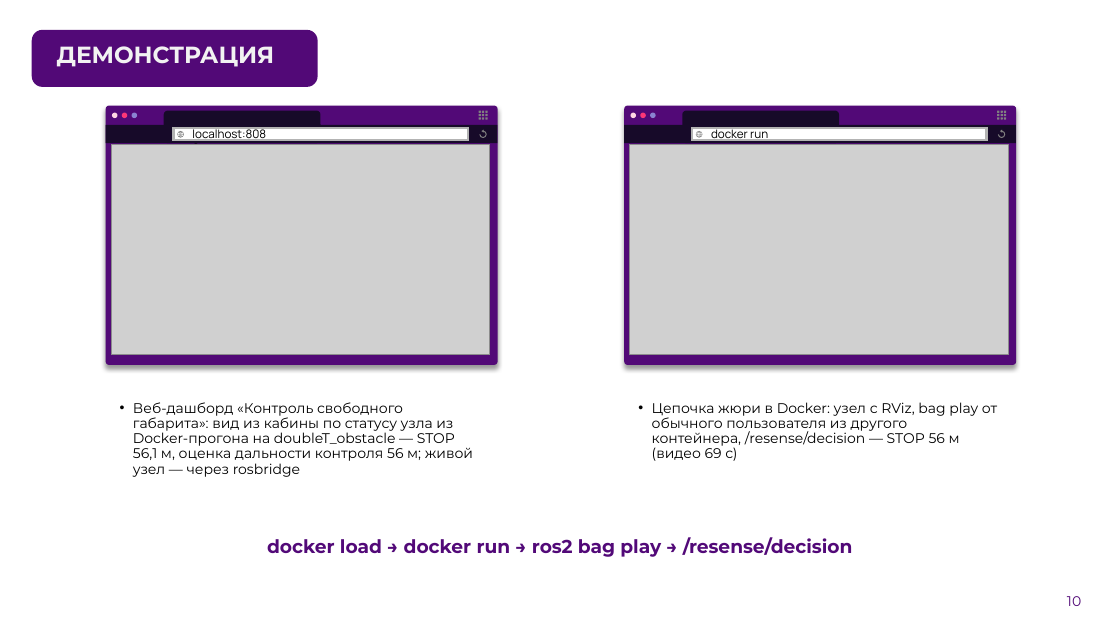
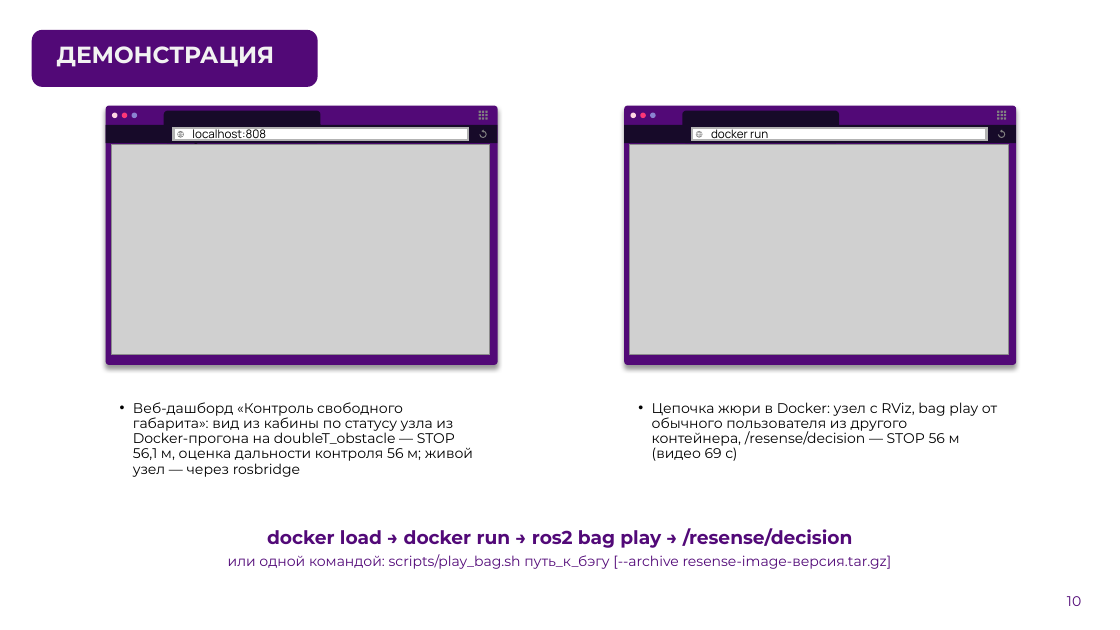
Before and after one commit to pmixay/ReSense, a slide deck: slide 10 of docs/presentation/ReSense_LCT2026.pptx. Drawn at 1120x630 pixels with LibreOffice and Linux fonts; fonts in the diff are those of the drawing; grey boxes stand for pictures; background and template pictures are left out. Boxes give left, top, right and bottom in pixels: in the first picture for what was removed or moved away, otherwise in the second. Text is boxed around its words. In the diff, an @@ line names an element or a change of style, - is before the commit and + after.

```diff
--- a/docs/presentation/ReSense_LCT2026.pptx
+++ b/docs/presentation/ReSense_LCT2026.pptx
@@ text at (228, 554, 892, 569): paragraph added @@
+или одной командой: scripts/play_bag.sh путь_к_бэгу [--archive resense-image-версия.tar.gz]
```
Also in this commit, not shown: 6 other slides changed, 31 other files.
